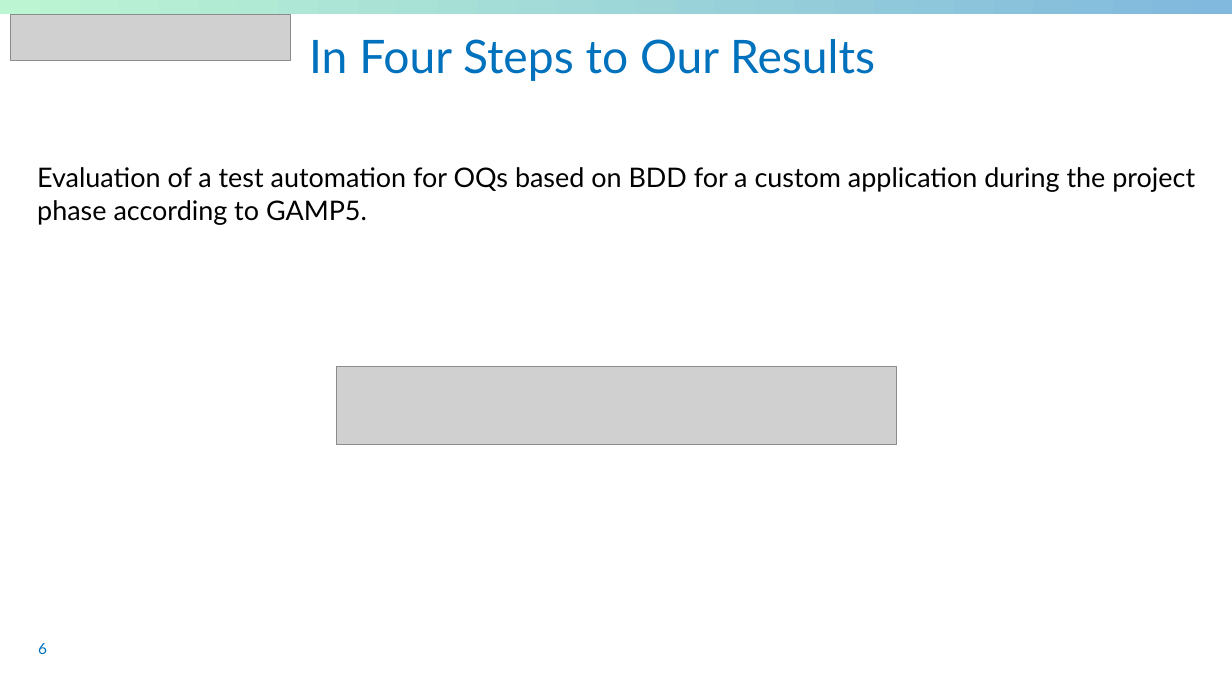
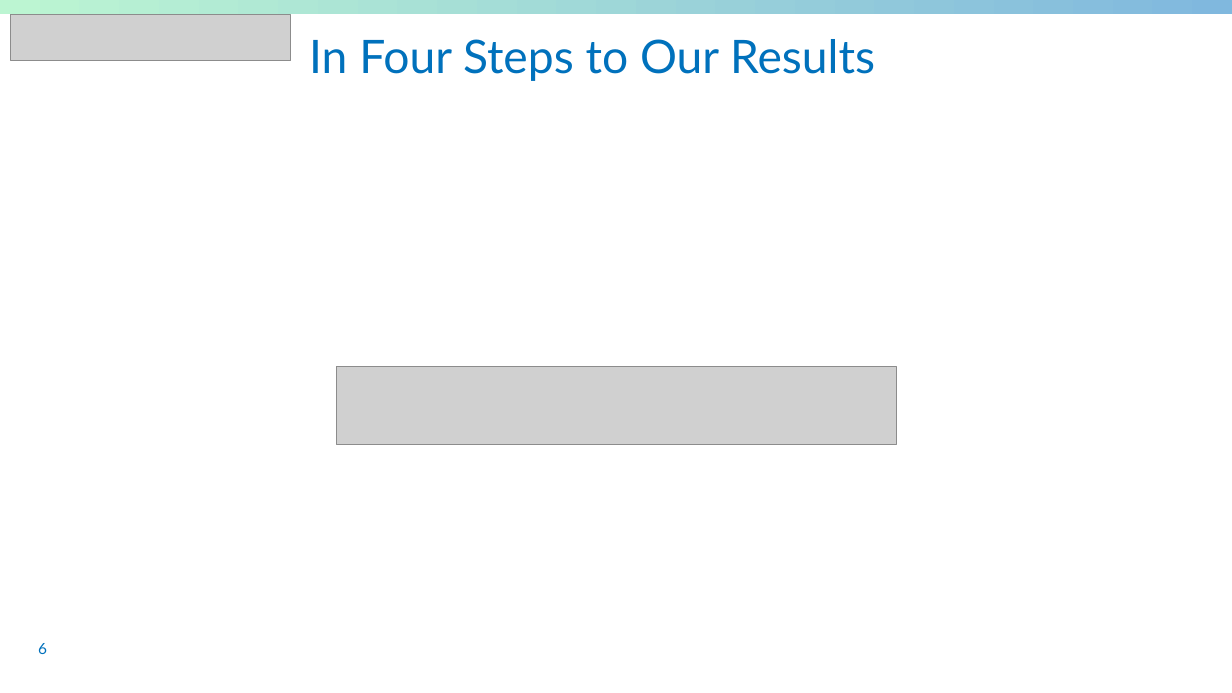
Before and after one commit to sableu/BDD4OQ, a slide deck: slide 6 of thesis/Presentation/FinalPresentation.pptx. Drawn at 1232x693 pixels with LibreOffice and Linux fonts; fonts in the diff are those of the drawing; grey boxes stand for pictures; background and template pictures are left out. Boxes give left, top, right and bottom in pixels: in the first picture for what was removed or moved away, otherwise in the second. Text is boxed around its words. In the diff, an @@ line names an element or a change of style, - is before the commit and + after.

```diff
--- a/thesis/Presentation/FinalPresentation.pptx
+++ b/thesis/Presentation/FinalPresentation.pptx
@@ text removed at [37,167,1195,225] @@
-Evaluation of a test automation for OQs based on BDD for a custom application during the project phase according to GAMP5.
```
Also in this commit, not shown: 9 other slides changed, 5 slides added, 3 slides removed.
